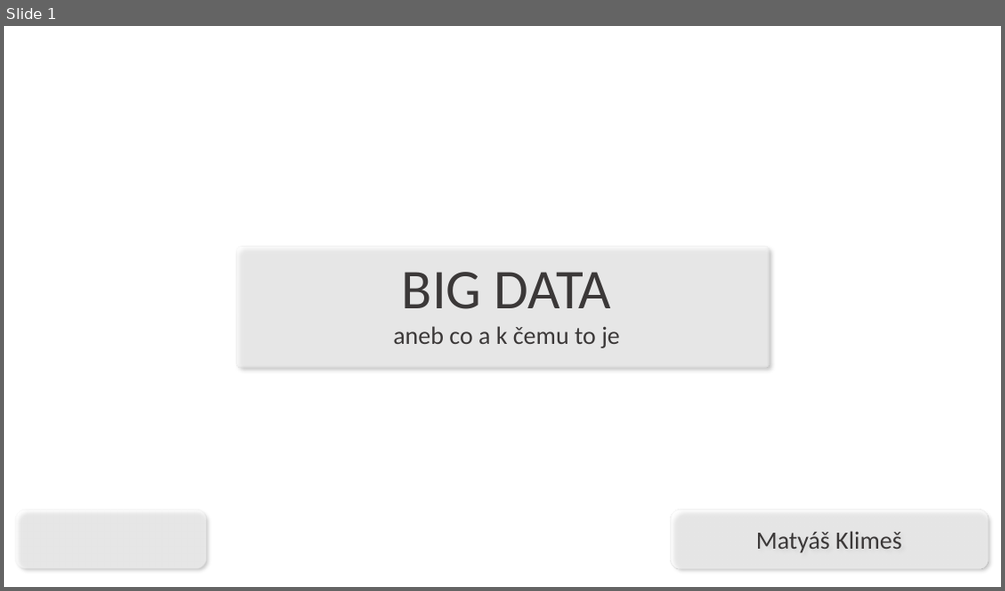
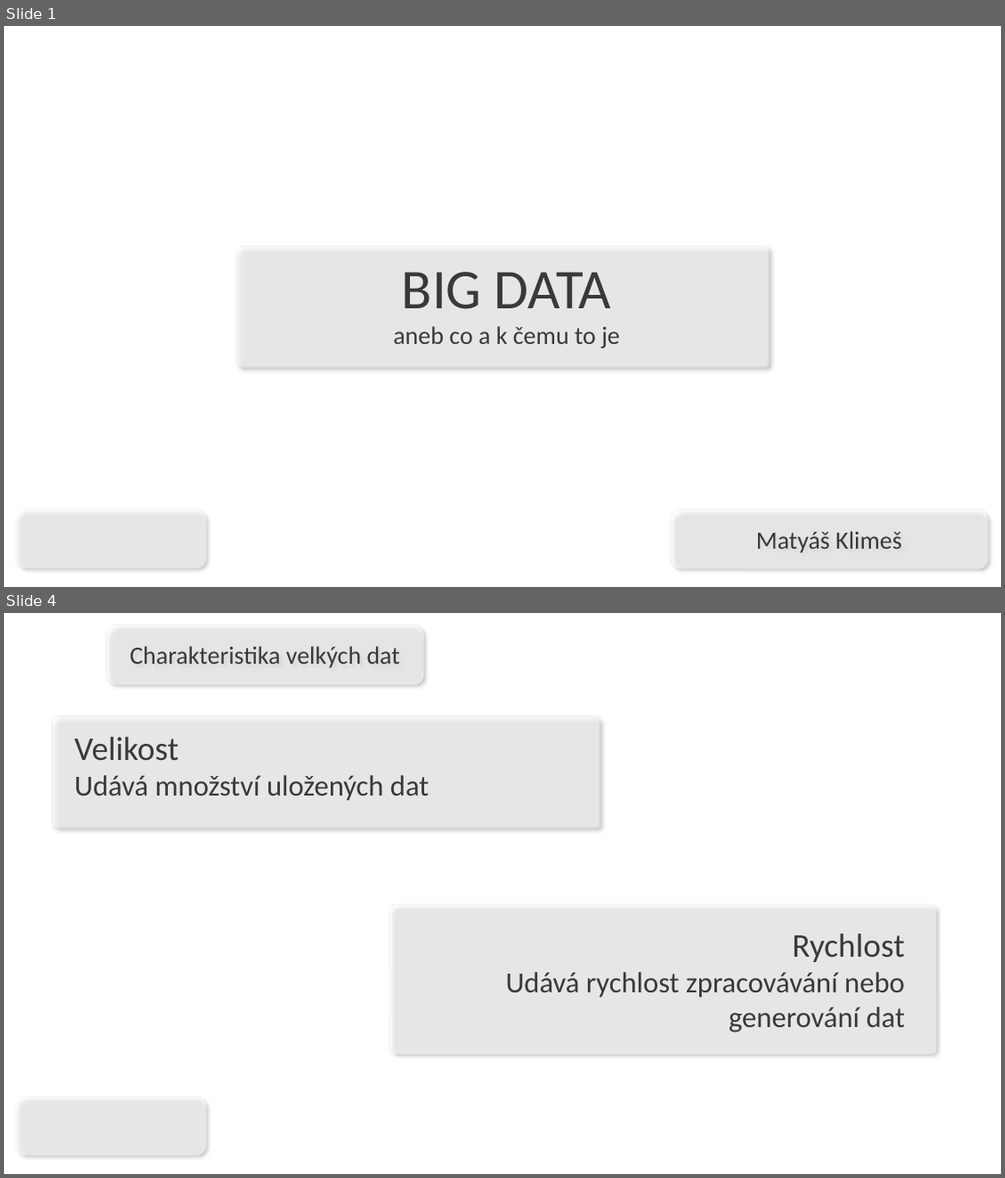
Before and after one commit to CZmatyasZERO/Big-data-prezentace, a slide deck: klimes.ppsx. Shown one above the other, each under a label of ours: slide 1 before the commit, slides 1 and 4 after it; the slides between them are not shown. The pictures are 1005x591 and 1005x1178 pixels, drawn with LibreOffice and Linux fonts; fonts in the diff are those of the drawing; background and template pictures are left out. Boxes give left, top, right and bottom in pixels: in the first picture for what was removed or moved away, otherwise in the second. Text is boxed around its words. In the diff, an @@ line names an element or a change of style, - is before the commit and + after.

```diff
--- a/klimes.ppsx
+++ b/klimes.ppsx
@@ slide 4 added at (x1=4, y1=613, x2=1001, y2=1174), background picture (left out); not listed: 1 template element that a slide beside it also shows @@
@@ rounded rectangle added at (x1=106, y1=625, x2=423, y2=684), fill #FFFFFF at 60% opacity, outline #EAEAEA 1 pt, 24 pt, text #3B3838 @@
+Charakteristika velkých dat
@@ rounded rectangle added at (x1=53, y1=717, x2=599, y2=827), fill #FFFFFF at 60% opacity, outline #EAEAEA 1 pt @@
@@ text added at (x1=74, y1=737, x2=429, y2=801), 28 pt, text #3B3838 @@
+Velikost
+Udává množství uložených dat
@@ rounded rectangle added at (x1=390, y1=905, x2=937, y2=1054), fill #FFFFFF at 60% opacity, outline #EAEAEA 1 pt @@
@@ text added at (x1=506, y1=933, x2=905, y2=1032), 28 pt, text #3B3838 @@
+Rychlost
+Udává rychlost zpracovávání nebo generování dat
```
Also in this commit, not shown: 1 slide changed, 4 other slides added, 5 slides removed, 1 other file.
